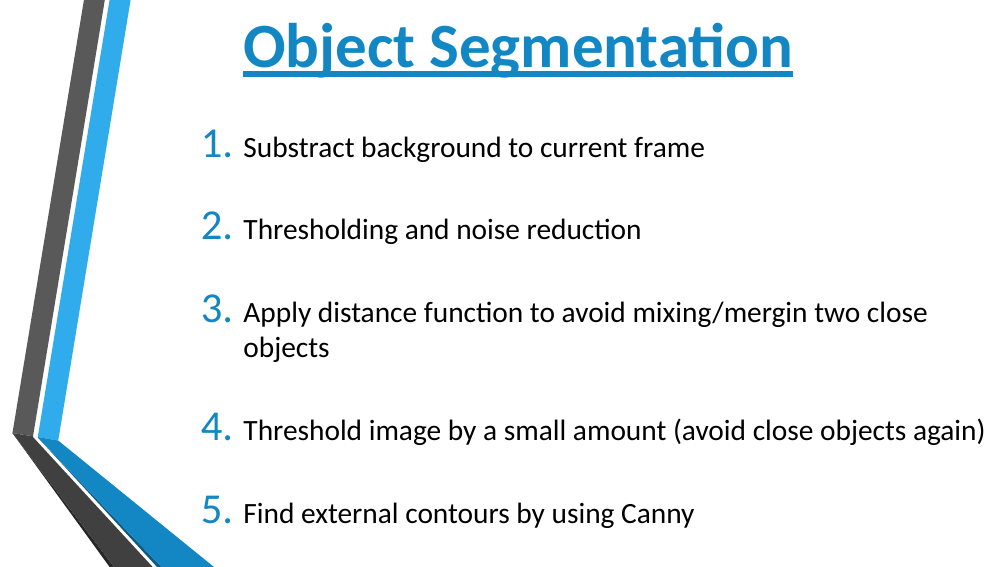
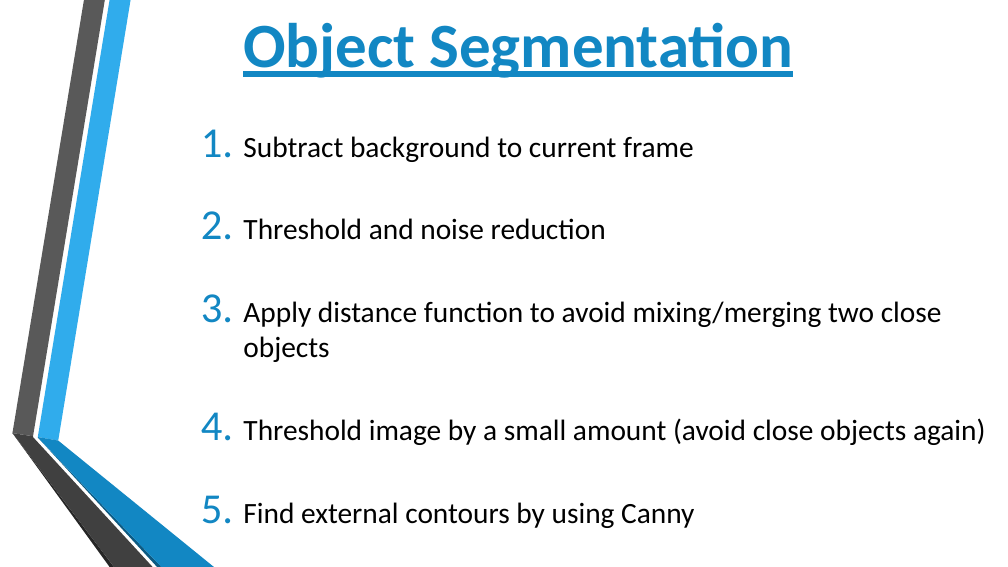
Before and after one commit to 4nc3str4l/VA_GiC, a slide deck: slide 4 of BSaOR.pptx. Drawn at 1008x567 pixels with LibreOffice and Linux fonts; fonts in the diff are those of the drawing; background and template pictures are left out. Boxes give left, top, right and bottom in pixels: in the first picture for what was removed or moved away, otherwise in the second. Text is boxed around its words. In the diff, an @@ line names an element or a change of style, - is before the commit and + after.

```diff
--- a/BSaOR.pptx
+++ b/BSaOR.pptx
@@ text at (x1=243, y1=136, x2=942, y2=362): text changed; text colour #000000 to #191919 @@
-1. Substract background to current frame
-2. Thresholding and noise reduction
-3. Apply distance function to avoid mixing/mergin two close objects
+1. Subtract background to current frame
+2. Threshold and noise reduction
+3. Apply distance function to avoid mixing/merging two close objects
```
Also in this commit, not shown: 5 other slides changed.
